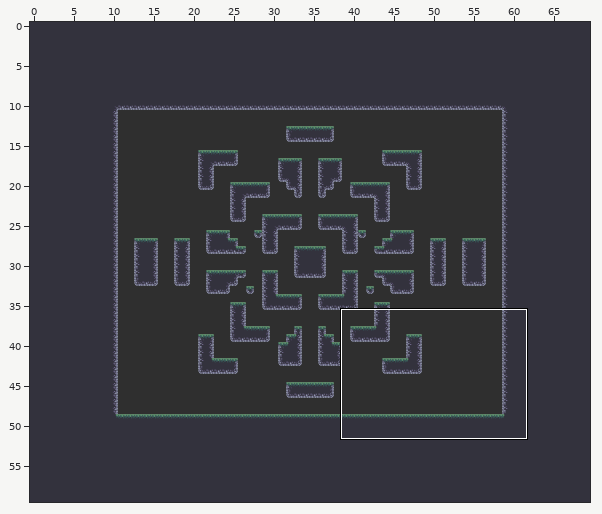
Tiled map, stored at data/maps/world4.tmx. Above: a wide view before the commit, with the close-up outlined.
Close-up. Before the commit:
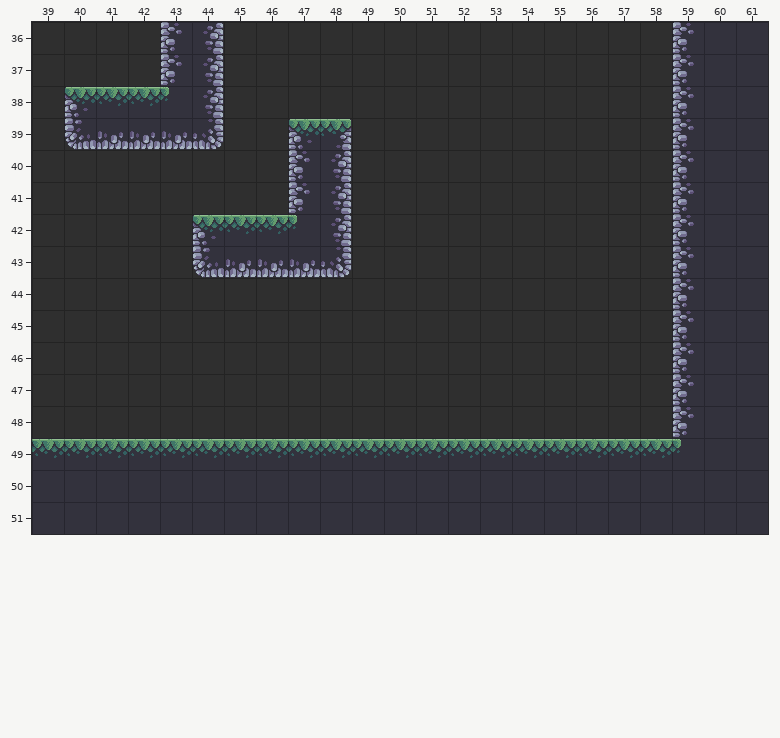
Cells are 64x64 px. Shown: x 39..61, y 36..51. The commit also changed other parts of the map, which this record leaves out.
The result:
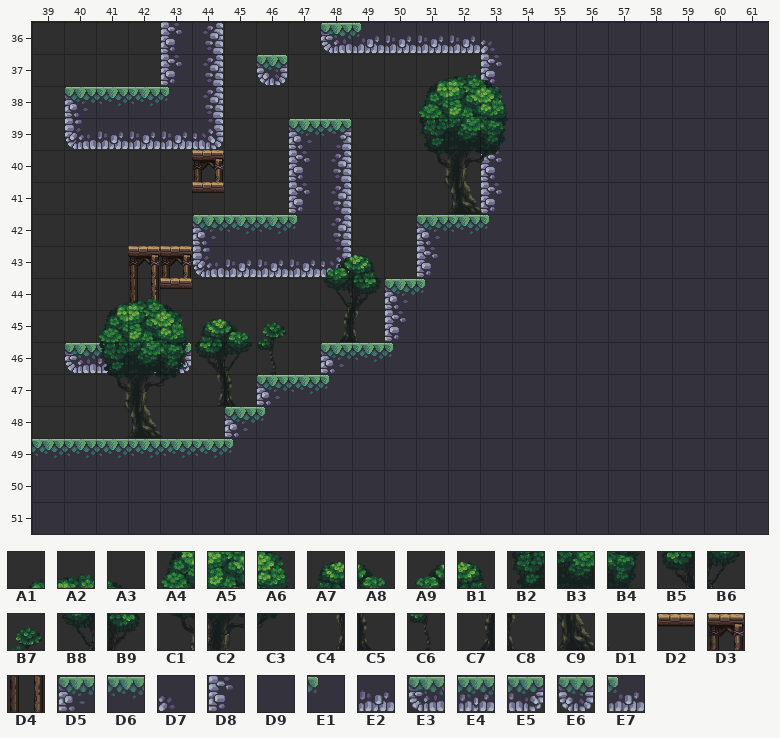
Key: from "Decoratives": A1 12, A2 13, A3 14, A4 31, A5 32, A6 33, A7 45, A8 46, A9 48, B1 49, B2 50, B3 51, B4 52, B5 64, B6 65, B7 66, B8 67, B9 68, C1 69, C2 70, C3 71, C4 83, C5 84, C6 85, C7 86, C8 87, C9 89, D1 90; from "MainLevBuild": D2 157, D3 159, D4 191; from "Terrain (64x64)": D5 0, D6 1, D7 7, D8 17, D9 18, E1 24, E2 35, E3 68, E4 69, E5 70, E6 72, E7 78.
__ is an empty cell, .. an unchanged one.
Tiles of an added or newly shown layer are drawn over the layers below it.
The edit:
--- layer "Main"
@@ x 40..59 @@
-36 .. .. .. .. .. .. .. .. __ __ __ __ __ __ .. .. .. .. .. D8
-37 .. .. .. .. .. .. __ .. .. .. .. .. .. __ .. .. .. .. .. D8
-38 .. .. .. .. .. .. .. .. .. .. .. .. .. __ .. .. .. .. .. D8
-39 .. .. .. .. .. .. .. .. .. .. .. .. .. __ .. .. .. .. .. D8
-40 .. .. .. .. __ .. .. .. .. .. .. .. .. __ .. .. .. .. .. D8
-41 .. .. .. .. .. .. .. .. .. .. .. .. .. __ .. .. .. .. .. D8
-42 .. .. .. .. .. .. .. .. .. .. .. __ __ __ .. .. .. .. .. D8
-43 .. .. __ __ .. .. .. .. .. .. .. __ .. .. .. .. .. .. .. D8
-44 .. .. .. .. .. .. .. .. .. .. __ __ .. .. .. .. .. .. .. D8
-45 .. .. .. .. .. .. .. .. .. .. __ .. .. .. .. .. .. .. .. D8
-46 __ __ __ __ .. .. .. .. __ __ __ .. .. .. .. .. .. .. .. D8
-47 .. .. .. .. .. .. __ __ __ .. .. .. .. .. .. .. .. .. .. D8
-48 .. .. .. .. .. __ __ .. .. .. .. .. .. .. .. .. .. .. .. D8
-49 .. .. .. .. .. D6 D6 D6 D6 D6 D6 D6 D6 D6 D6 D6 D6 D6 D6 E1
+36 .. .. .. .. .. .. .. .. E3 E7 E2 E2 E2 D7 .. .. .. .. .. D9
+37 .. .. .. .. .. .. E6 .. .. .. .. .. .. D8 .. .. .. .. .. D9
+38 .. .. .. .. .. .. .. .. .. .. .. .. .. D8 .. .. .. .. .. D9
+39 .. .. .. .. .. .. .. .. .. .. .. .. .. D8 .. .. .. .. .. D9
+40 .. .. .. .. D3 .. .. .. .. .. .. .. .. D8 .. .. .. .. .. D9
+41 .. .. .. .. .. .. .. .. .. .. .. .. .. D8 .. .. .. .. .. D9
+42 .. .. .. .. .. .. .. .. .. .. .. D5 D6 E1 .. .. .. .. .. D9
+43 .. .. D3 D3 .. .. .. .. .. .. .. D8 .. .. .. .. .. .. .. D9
+44 .. .. .. .. .. .. .. .. .. .. D5 E1 .. .. .. .. .. .. .. D9
+45 .. .. .. .. .. .. .. .. .. .. D8 .. .. .. .. .. .. .. .. D9
+46 E3 E4 E4 E5 .. .. .. .. D5 D6 E1 .. .. .. .. .. .. .. .. D9
+47 .. .. .. .. .. .. D5 D6 E1 .. .. .. .. .. .. .. .. .. .. D9
+48 .. .. .. .. .. D5 E1 .. .. .. .. .. .. .. .. .. .. .. .. D9
+49 .. .. .. .. .. E1 D9 D9 D9 D9 D9 D9 D9 D9 D9 D9 D9 D9 D9 D9
--- layer "Decoration"
@@ x 44..53 @@
-37 .. .. .. .. .. .. .. __ __ __
-38 .. .. .. .. .. .. .. __ __ __
-39 .. .. .. .. .. .. .. __ __ __
-40 .. .. .. .. .. .. .. __ __ __
-41 __ .. .. .. .. .. .. .. __ __
+37 .. .. .. .. .. .. .. A1 A2 A3
+38 .. .. .. .. .. .. .. A4 A5 A6
+39 .. .. .. .. .. .. .. B2 B3 B4
+40 .. .. .. .. .. .. .. C1 C2 C3
+41 D2 .. .. .. .. .. .. .. C9 D1
@@ x 42..43 @@
-44 __ __
+44 D4 D2
--- layer "Decoration FG" (added)
@@ x 41..49 @@
-43 .. .. .. .. .. .. .. __ __
-44 __ __ __ .. .. .. .. __ __
-45 __ __ __ __ __ __ .. __ __
-46 __ __ __ __ __ __ .. .. ..
-47 __ __ __ __ __ .. .. .. ..
-48 .. __ .. .. .. .. .. .. ..
+43 .. .. .. .. .. .. .. A9 B1
+44 A1 A2 A3 .. .. .. .. B8 B9
+45 A4 A5 A6 A7 A8 B7 .. C7 C8
+46 B2 B3 B4 B5 B6 C6 .. .. ..
+47 C1 C2 C3 C4 C5 .. .. .. ..
+48 .. C9 .. .. .. .. .. .. ..
Pixel boxes of the changes (left, top, right, bottom) in both close-ups:
changed: (64, 22, 694, 458)
